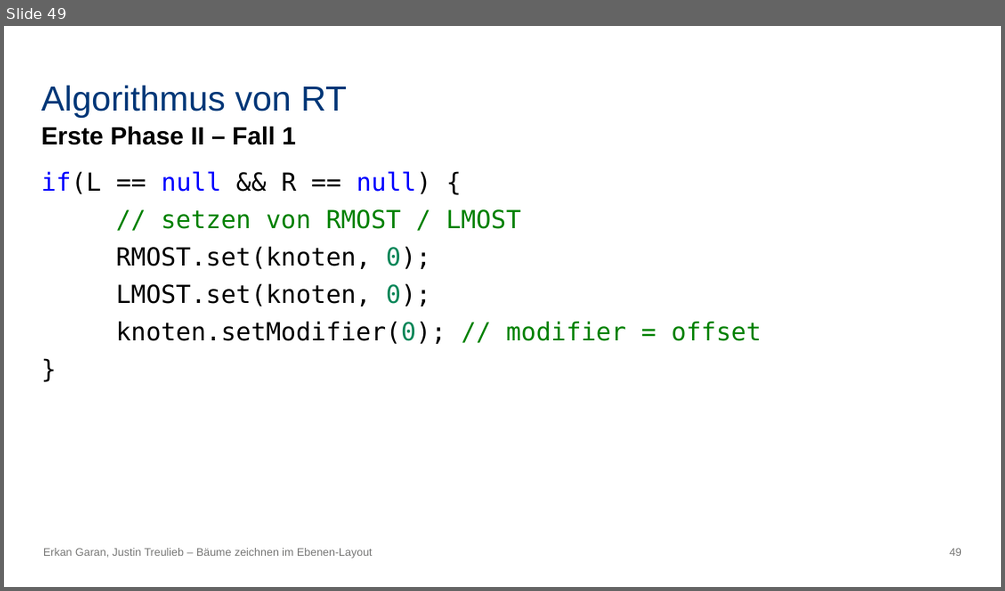
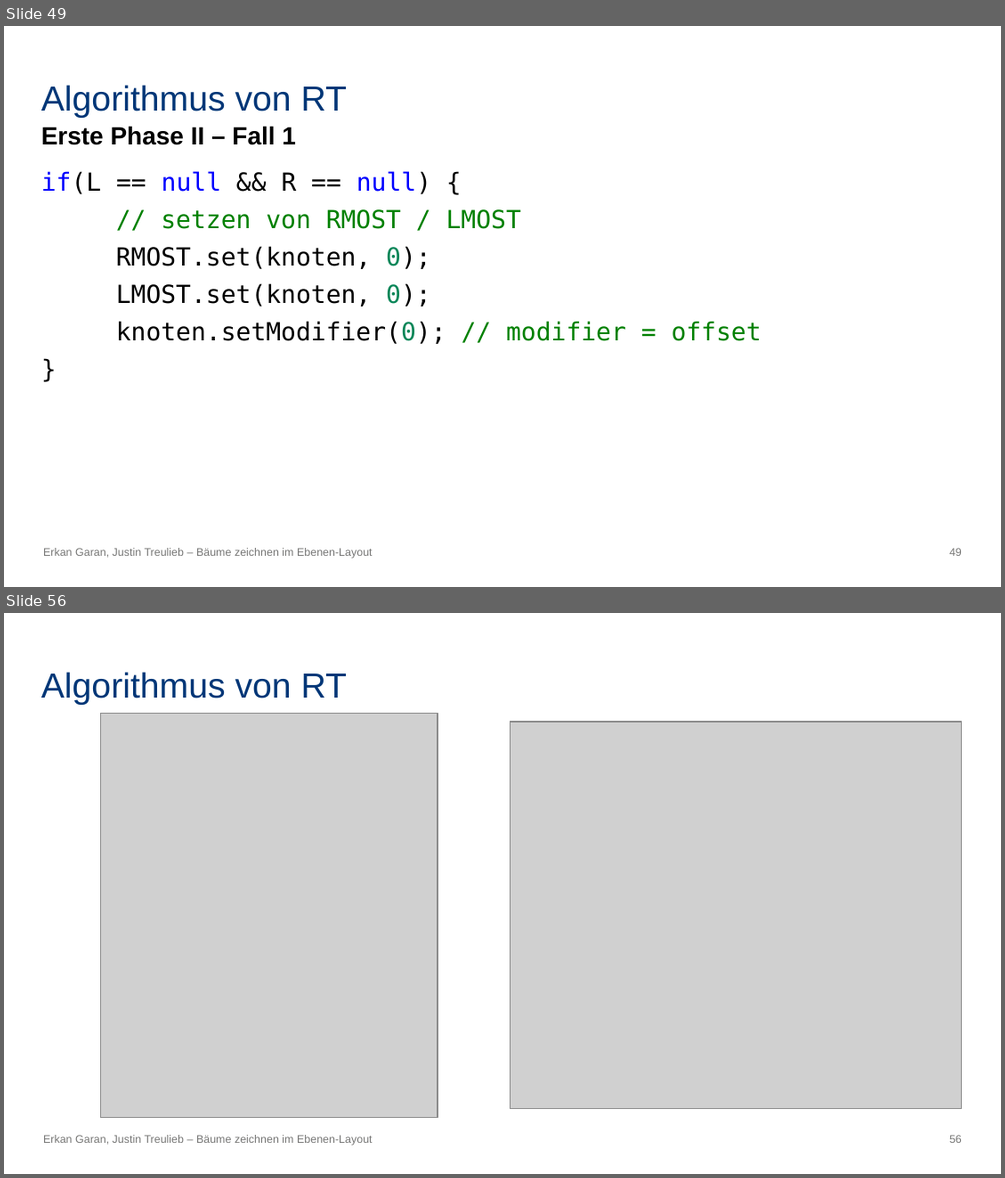
Before and after one commit to erkangrn/Praxsiprojekt, a slide deck: Powerpoint/Bäume zeichnen im Ebenen-Layout.pptx. Shown one above the other, each under a label of ours: slide 49 before the commit, slides 49 and 56 after it; the slides between them are not shown. The pictures are 1005x591 and 1005x1178 pixels, drawn with LibreOffice and Linux fonts; fonts in the diff are those of the drawing; grey boxes stand for pictures. Boxes give left, top, right and bottom in pixels: in the first picture for what was removed or moved away, otherwise in the second. Text is boxed around its words. In the diff, an @@ line names an element or a change of style, - is before the commit and + after.

```diff
--- a/Powerpoint/Bäume zeichnen im Ebenen-Layout.pptx
+++ b/Powerpoint/Bäume zeichnen im Ebenen-Layout.pptx
@@ slide 56 added at bbox=[4, 613, 1001, 1174], background #FFFFFF; not listed: 1 template element that a slide beside it also shows @@
@@ title added at bbox=[41, 672, 347, 705], 25.2 pt, text #003677 @@
+Algorithmus von RT
@@ picture added at bbox=[101, 713, 437, 1118] @@
@@ picture added at bbox=[510, 722, 962, 1109] @@
@@ text added at bbox=[43, 1135, 372, 1145], 8 pt, text #777776 @@
+Erkan Garan, Justin Treulieb – Bäume zeichnen im Ebenen-Layout
```
Also in this commit, not shown: 3 slides changed, 10 other slides added.
